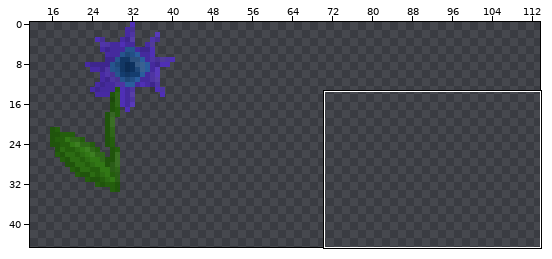
Sprite sheet: client/sceneryTexture.png. Above: a wide view before the commit, with the close-up outlined.
Close-up. Old version:
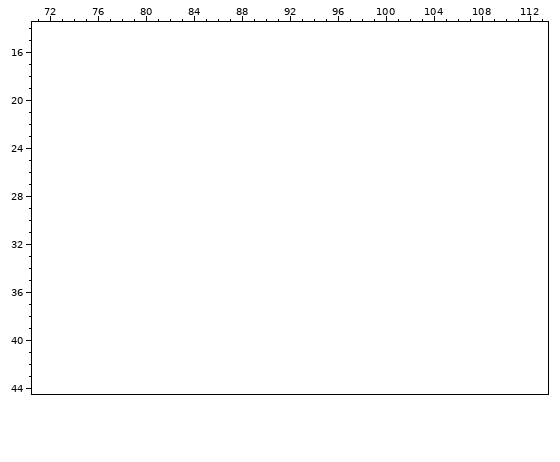
The file is 50x50 pixels. Colours within 5 levels of each other are drawn and written as one. Shown: x 71..113, y 14..44. The old version is drawn lined up with the new one, on the new canvas. The wide view leaves out empty margins. The commit also changed other parts of the picture, which this record leaves out.
After the commit:
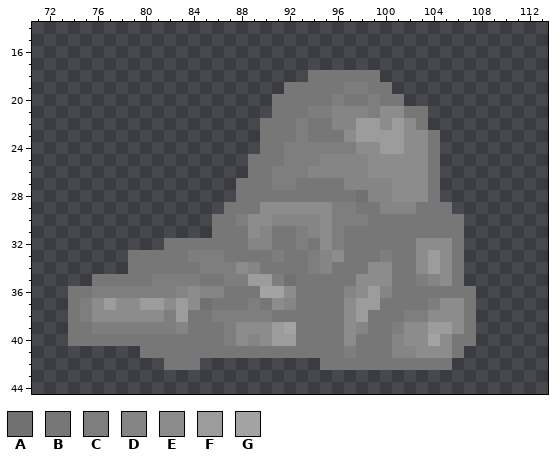
Palette (. is transparent): A #717171  B #777777  C #7e7e7e  D #858585  E #8c8c8c  F #9c9c9c  G #a3a3a3
Diff:
canvas 50x50 -> 114x45, the old top-left corner now at 6,-7 (the part of the old canvas that was cut away was empty and is not shown)
@@ x 71..113 @@
 17 ...........................................
-18 ...........................................
-19 ...........................................
-20 ...........................................
-21 ...........................................
-22 ...........................................
-23 ...........................................
-24 ...........................................
-25 ...........................................
-26 ...........................................
-27 ...........................................
-28 ...........................................
-29 ...........................................
-30 ...........................................
-31 ...........................................
-32 ...........................................
-33 ...........................................
-34 ...........................................
-35 ...........................................
-36 ...........................................
-37 ...........................................
-38 ...........................................
-39 ...........................................
-40 ...........................................
-41 ...........................................
-42 ...........................................
+18 .......................BBBBBB..............
+19 .....................BBBBBCCBB.............
+20 ....................BBBBBCBBCBB............
+21 ....................BBBCCDDDCEEBB..........
+22 ...................BBBCBBDDFFEFEB..........
+23 ...................BBBCBBBEFFFFEEB.........
+24 ...................BBCCCCCCEEFFEEB.........
+25 ..................BBBCCCDDDDEEEEEB.........
+26 ..................BBCCCDDDDDEEEEEB.........
+27 .................BBBCCBBBBDDDDEEEB.........
+28 .................BBBBBBBBBBADDEEEB.........
+29 ................BBBEEEEEECCBBDDDBBB........
+30 ...............BBCEEDDDDECCCBBBBBBBB.......
+31 ...............BBBEDBBCDECBBBBBBBBBB.......
+32 ...........BBBBBBBDDBBCBECBBBBBBEEEB.......
+33 ........BBBBBCCCBBBBCBBCDEBBBCBBEFEB.......
+34 ........BBBBBBCCCEDBBBBCDBBBEEBBEFEB.......
+35 .....BBBBBCCCCBBCCFFCABBBBBEEEBBCDEB.......
+36 ...BBCCCCCCCDEDDBBBGGEBBBBDEFDBBBBBBB......
+37 ...BCEFEEFFEFEABBBCBEDBBBBEFFBBBBCEEB......
+38 ...BCEEEEEECFBBCCCCCBBBBBBEFBBBCCEEEB......
+39 ...BBCCCCCCCDBBBCEEEFGBBBBEDBBCEEFFEB......
+40 ...BBBBBBBBBBBBBCEDEFFBBBBEBBBDEEGEBB......
+41 .........BBBBBBBBBBBBBBBBBCBBBDDEEEB.......
+42 ...........BBB..........BBBBBBBBBBB........
 43 ...........................................
Changed places in both close-ups, as pixel boxes (x1, y1, x2, y2):
added: (68, 70, 476, 370)
